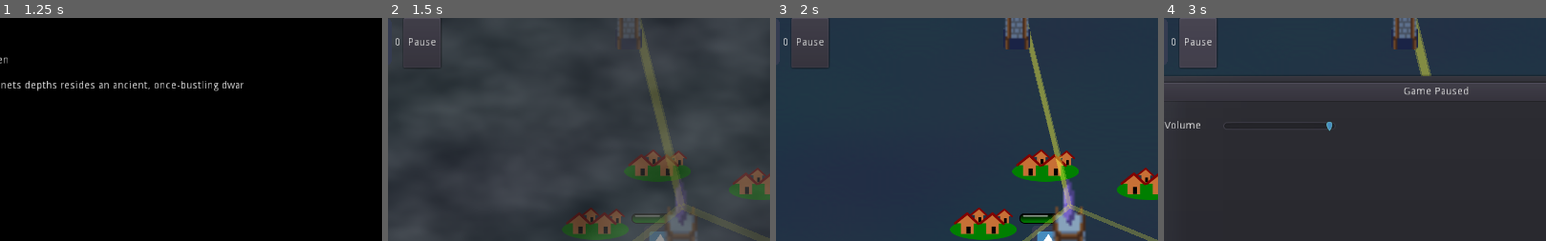
Above: before the commit, frames 1-4 (left to right).
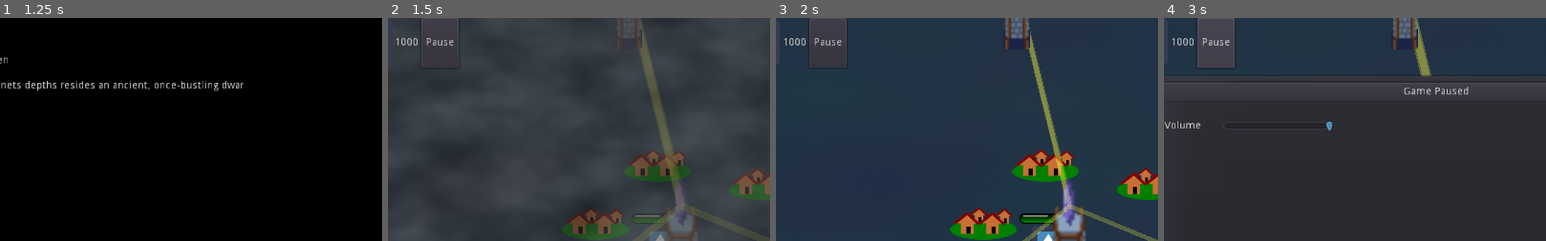
Above: after the commit, the same moments.

Repository: smclaughlan/GWJ52
Game: Godot game, scene res://Main.tscn
The game is run twice, just before and just after one commit, with the same random seed, the same clock (stepped at 60 frames per second) and the same inputs. The engine's default icon, where the game draws it, is replaced by a stand-in: a white triangle on a blue panel in a dark square.
Inputs (mouse positions are % of the whole screen's width and height, from its top left):
- Up to frame 1 (1.25 s): click "Play" at 0.5 s
- Up to frame 2 (1.5 s): click "Begin: Protect The Chandelier" at 1.25 s
- Up to frame 3 (2 s): no input
- Up to frame 4 (3 s): click (39, 94) at 2.02 s; click "Pause" at 2.75 s
The pictures show only the part of the screen within x 14-64%, y 0-50%; the shares and areas given below are measured in that part.

Frame 1 is identical in both runs. In frame 2, 0.4% of the frame differs, in the area x 2-19%, y 0-13%; in frame 3, 1.7%; in frame 4, 2.2%, in the area x 2-19%, y 0-23%.

Commit message:
Fixed the value `method_name`

Diff:
--- a/GodotProject/Scenes/Resources/CurrencyManager.tscn
+++ b/GodotProject/Scenes/Resources/CurrencyManager.tscn
@@ -10,4 +10,5 @@
 method_name = "update_sun"
 
 [node name="power" parent="." instance=ExtResource( 2 )]
-method_name = "update_sun"
+starting_amount = 1000
+method_name = "update_power"
